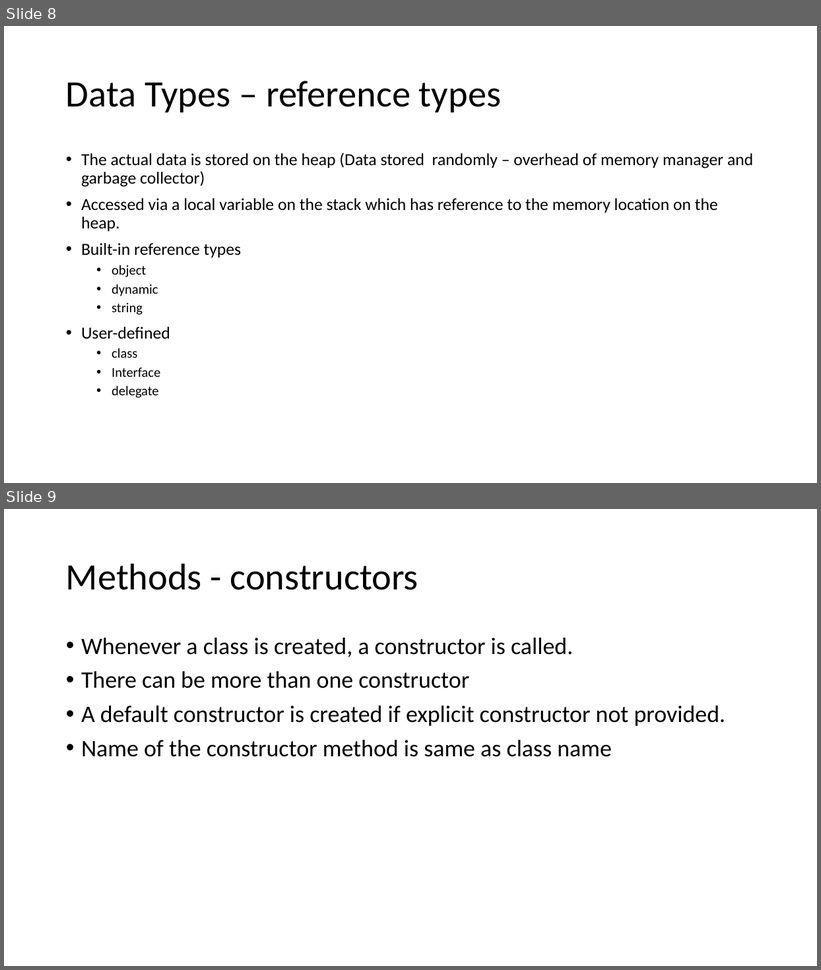
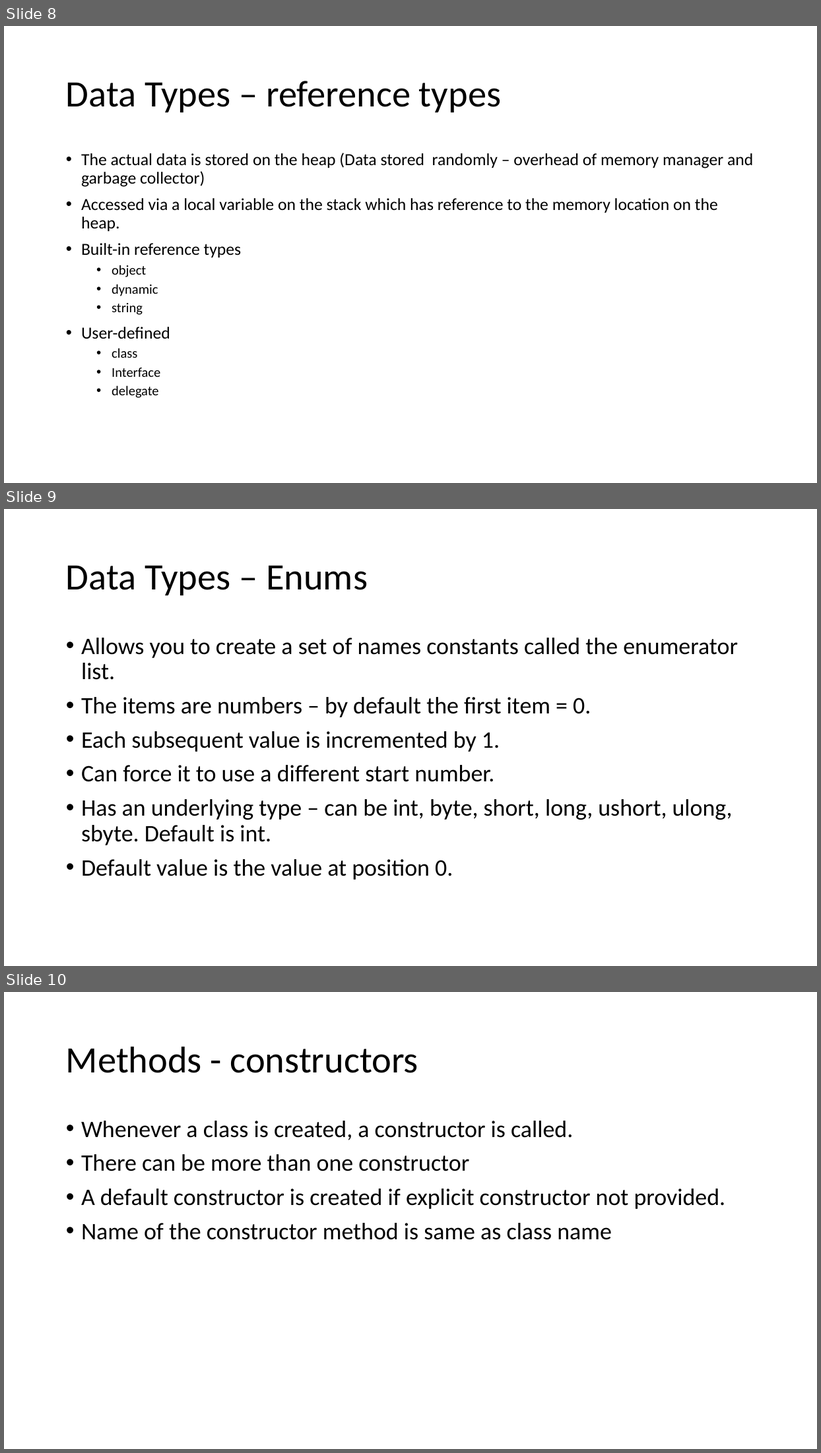
Before and after one commit to gavinhickford/Projects, a slide deck: Mentoring/Mentoring.pptx. Shown one above the other, each under a label of ours: slides 8 and 9 before the commit, slides 8, 9 and 10 after it. The pictures are 821x970 and 821x1453 pixels, drawn with LibreOffice and Linux fonts; fonts in the diff are those of the drawing. Boxes give left, top, right and bottom in pixels: in the first picture for what was removed or moved away, otherwise in the second. Text is boxed around its words. In the diff, an @@ line names an element or a change of style, - is before the commit and + after.

Commit message:
powerpoint slides updated

```diff
--- a/Mentoring/Mentoring.pptx
+++ b/Mentoring/Mentoring.pptx
@@ slide 9 added at bbox=[4, 509, 817, 966], background #FFFFFF @@
@@ title added at bbox=[66, 565, 368, 595], 44 pt, text #000000 @@
+Data Types – Enums
@@ text added at bbox=[81, 638, 738, 880], 28 pt, text #000000 @@
+• Allows you to create a set of names constants called the enumerator list.
+• The items are numbers – by default the first item = 0.
+• Each subsequent value is incremented by 1.
+• Can force it to use a different start number.
+• Has an underlying type – can be int, byte, short, long, ushort, ulong, sbyte. Default is int.
+• Default value is the value at position 0.
@@ what was slide 9 is now slide 10 @@
```
